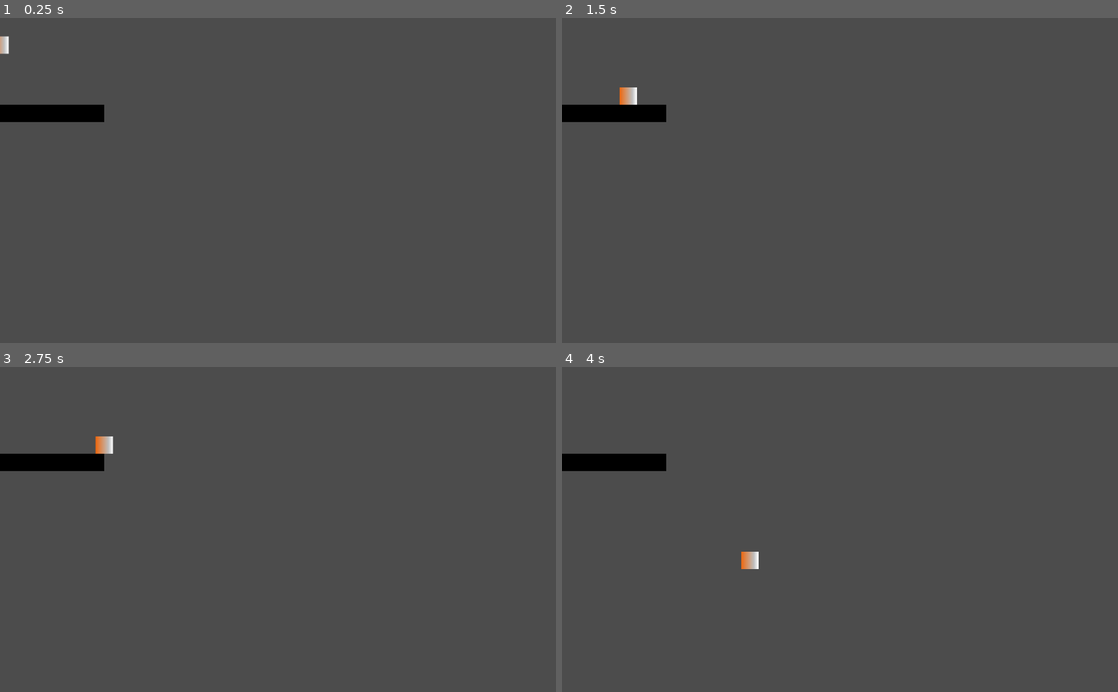
Above: before the commit, frames 1-4 (two rows, left to right).
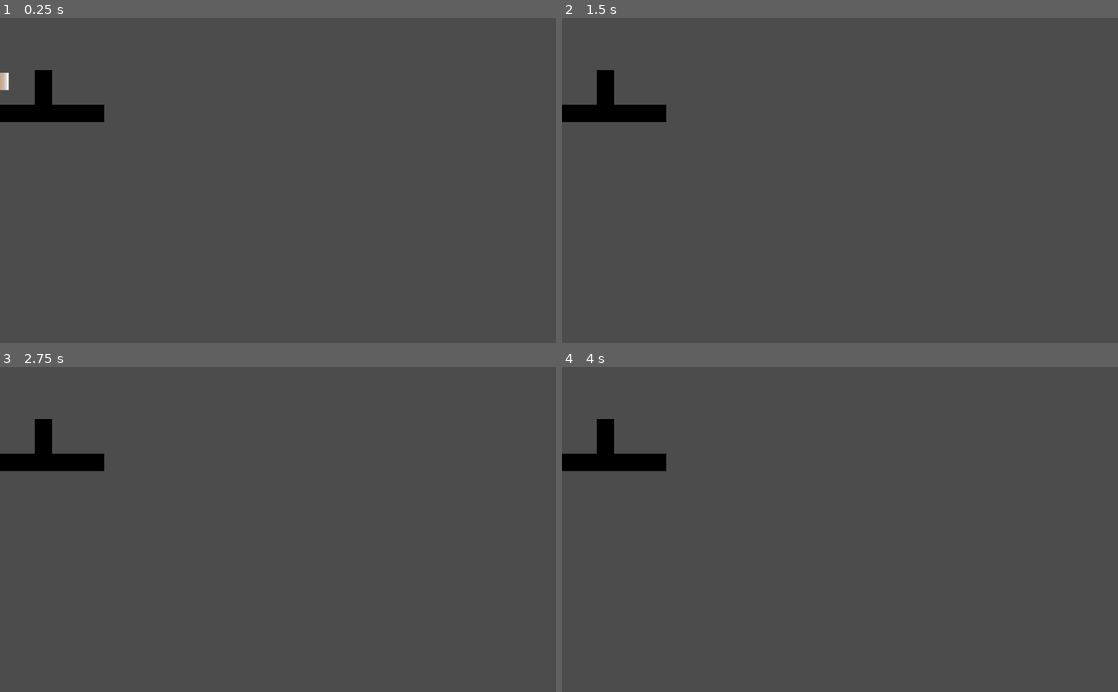
Above: after the commit, the same moments.

Repository: mwillaert/AU_SECOURS
Game: Godot game, scene res://Node2D.tscn
The game is run twice, just before and just after one commit, with the same random seed, the same clock (stepped at 60 frames per second) and the same inputs.
Inputs:
- Up to frame 1 (0.25 s): no input
- Up to frame 2 (1.5 s): hold Q 0.53-1.28 s; hold D from 0.53 s (still down); tap Z at 0.8, 1.35 s
- Up to frame 3 (2.75 s): tap Q at 1.55 s; release D at 2.03 s; hold Q from 2.03 s (still down); tap Z at 2.3 s
- Up to frame 4 (4 s): tap Enter at 2.75 s; release Q at 2.78 s; hold D from 2.78 s (still down); tap Z at 2.85, 3.8 s; tap Q at 3.05 s; hold Q from 3.53 s (still down)

The runs differ from the first frame. In frame 1, 0.5% of the frame differs, in the area x 0-10%, y 5-27%; in frame 2, 0.5%; in frame 3, 0.5%; in frame 4, 0.5%.

Commit message:
nouvelle version

Diff:
--- a/GDT_AU_SECOURS/Node2D.tscn
+++ b/GDT_AU_SECOURS/Node2D.tscn
@@ -2,9 +2,6 @@
 
 [ext_resource path="res://BasicTile.png" type="Texture" id=1]
 [ext_resource path="res://Player.gd" type="Script" id=2]
-
-[sub_resource type="RectangleShape2D" id=2]
-extents = Vector2( 16, 16 )
 
 [sub_resource type="Gradient" id=5]
 offsets = PoolRealArray( 0, 0.753968, 1 )
@@ -13,6 +10,9 @@
 [sub_resource type="GradientTexture" id=6]
 gradient = SubResource( 5 )
 width = 32
+
+[sub_resource type="RectangleShape2D" id=2]
+extents = Vector2( 16, 16 )
 
 [sub_resource type="ConvexPolygonShape2D" id=4]
 points = PoolVector2Array( 0, 0, 32, 0, 32, 32, 0, 32 )
@@ -45,18 +45,18 @@
 [node name="KinematicBody2D" type="KinematicBody2D" parent="."]
 script = ExtResource( 2 )
 
-[node name="CollisionShape2D" type="CollisionShape2D" parent="KinematicBody2D"]
-shape = SubResource( 2 )
-
 [node name="Sprite" type="Sprite" parent="KinematicBody2D"]
 scale = Vector2( 1, 32 )
 texture = SubResource( 6 )
+
+[node name="CollisionShape2D" type="CollisionShape2D" parent="KinematicBody2D"]
+shape = SubResource( 2 )
 
 [node name="TileMap" type="TileMap" parent="."]
 tile_set = SubResource( 3 )
 cell_size = Vector2( 32, 32 )
 cell_custom_transform = Transform2D( 32, 0, 0, 32, 0, 0 )
 format = 1
-tile_data = PoolIntArray( 393210, 0, 0, 393211, 0, 0, 393212, 0, 0, 393213, 0, 0, 393214, 0, 0, 393215, 0, 0, 327680, 0, 0, 327681, 0, 0, 327682, 0, 0, 327683, 0, 0, 327684, 0, 0, 327685, 0, 0 )
+tile_data = PoolIntArray( 196610, 0, 0, 262146, 0, 0, 393210, 0, 0, 393211, 0, 0, 393212, 0, 0, 393213, 0, 0, 393214, 0, 0, 393215, 0, 0, 327680, 0, 0, 327681, 0, 0, 327682, 0, 0, 327683, 0, 0, 327684, 0, 0, 327685, 0, 0 )
 
 [node name="CollisionShape2D" type="CollisionShape2D" parent="TileMap"]
--- a/GDT_AU_SECOURS/Player.gd
+++ b/GDT_AU_SECOURS/Player.gd
@@ -4,22 +4,60 @@
 # Declare member variables here. Examples:
 # var a = 2
 # var b = "text"
-const GRAVITY = 200.0
+
+const GRAVITY = 400.0
+var vx
+var vy
+var acc_x
+var acc_y = 0.01
+
+const FLOOR_NORMAL: = Vector2.UP
+
+export var speed: = Vector2(400.0, 900.0)
+export var gravity: = 3500.0
+
+var _velocity: = Vector2.ZERO
+var is_jump_interrupted = false
 
 
-# Called when the node enters the scene tree for the first time.
-func _ready():
-	return
+func _physics_process(delta: float) -> void:
+	_velocity.y += gravity * delta
+	var is_jump_interrupted: = Input.is_action_just_released("jump") and _velocity.y < 0.0
+	var direction: = get_direction()
+	_velocity = calculate_move_velocity(_velocity, direction, speed, is_jump_interrupted)
+	var snap: Vector2 = Vector2.DOWN * 60.0 if direction.y == 0.0 else Vector2.ZERO
+	_velocity = move_and_slide_with_snap(
+		_velocity, snap, FLOOR_NORMAL, true
+	)
 
 
-func _physics_process(delta):
+func get_direction() -> Vector2:
+	var dx = 0
+	var dy = 0
+	if (Input.is_key_pressed(KEY_D)):
+		dx = 1
+	if (Input.is_key_pressed(KEY_Q)):
+		dx=-1
+	if (Input.is_key_pressed(KEY_Z) and is_on_floor()):
+		dy=-1
+	return Vector2(dx,dy)
 
-	move_and_collide(Vector2(0, GRAVITY*delta))
 
-	if Input.is_key_pressed(KEY_D):
+func calculate_move_velocity(
+		linear_velocity: Vector2,
+		direction: Vector2,
+		speed: Vector2,
+		is_jump_interrupted: bool
+	) -> Vector2:
+	var velocity: = linear_velocity
+	velocity.x = speed.x * direction.x
+	if direction.y != 0.0:
+		velocity.y = speed.y * direction.y
+	if is_jump_interrupted:
+		velocity.y = 0.0
+	return velocity
 
-		self.position += Vector2(128*delta, 0)
 
-		return
-
-	return
+func calculate_stomp_velocity(linear_velocity: Vector2, stomp_impulse: float) -> Vector2:
+	var stomp_jump: = -speed.y if Input.is_action_pressed("jump") else -stomp_impulse
+	return Vector2(linear_velocity.x, stomp_jump)
